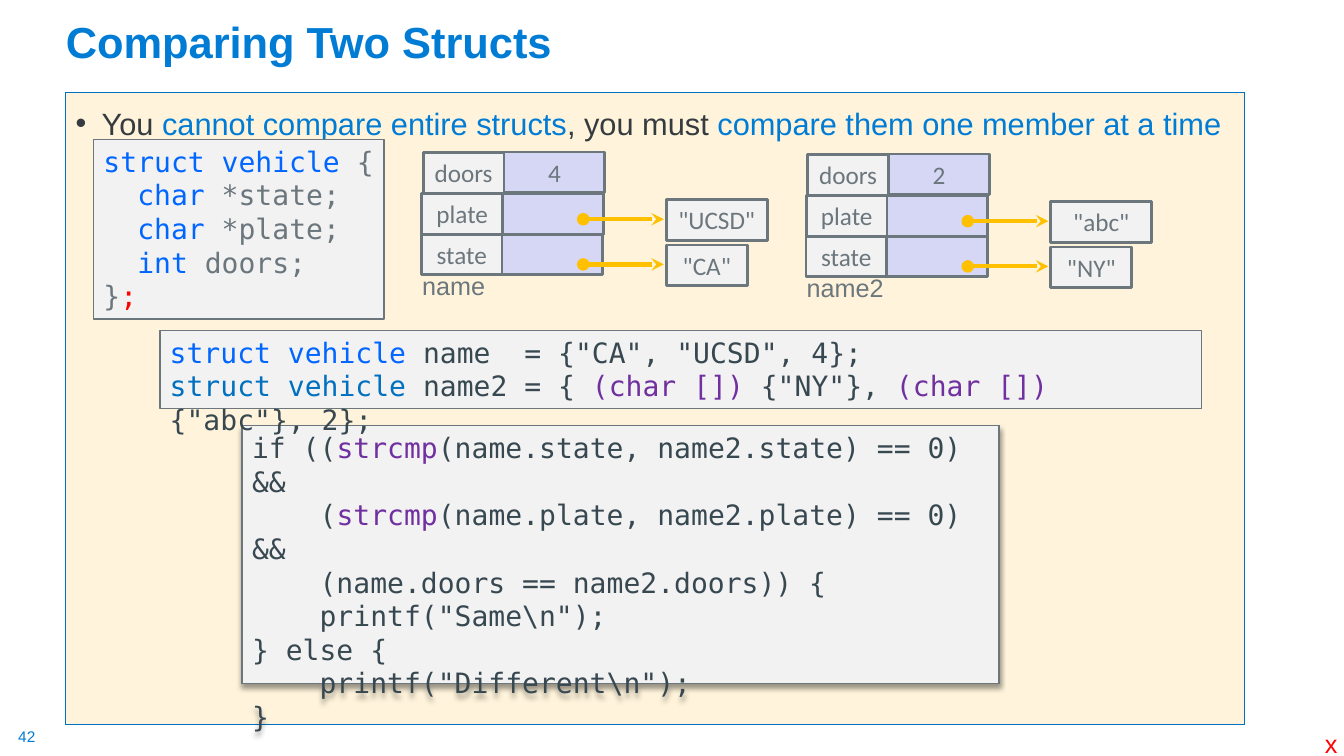
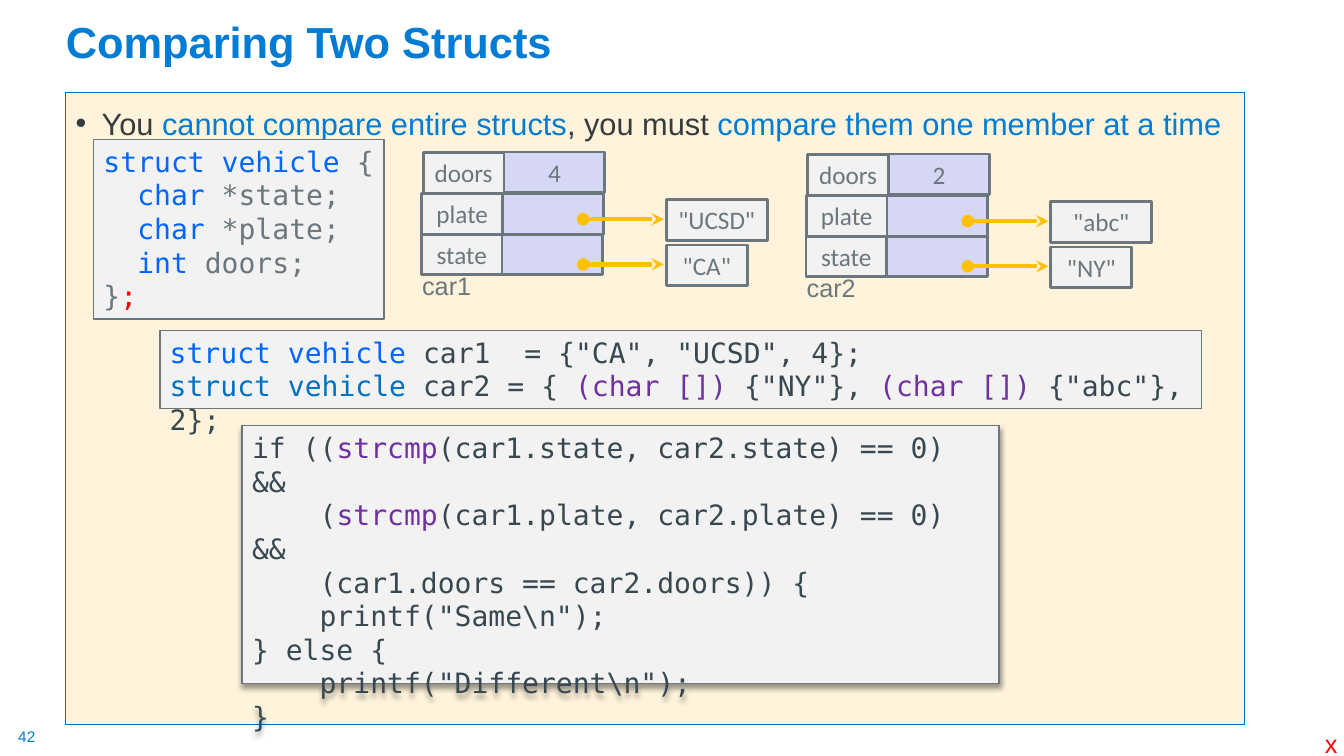
Before and after one commit to cse30-sp24/Muller-Slides, a slide deck: slide 42 of Lecture-8.pptx. Drawn at 1344x756 pixels with LibreOffice and Linux fonts; fonts in the diff are those of the drawing. Boxes give left, top, right and bottom in pixels: in the first picture for what was removed or moved away, otherwise in the second. Text is boxed around its words. In the diff, an @@ line names an element or a change of style, - is before the commit and + after.

```diff
--- a/Lecture-8.pptx
+++ b/Lecture-8.pptx
@@ text at (422,275,471,295): text changed @@
-name
+car1
@@ text at (807,277,856,297): text changed @@
-name2
+car2
@@ text in rectangle at (170,341,1183,401): text changed @@
-struct vehicle name = {"CA", "UCSD", 4};
-struct vehicle name2 = { (char []) {"NY"}, (char []) {"abc"}, 2};
+struct vehicle car1 = {"CA", "UCSD", 4};
+struct vehicle car2 = { (char []) {"NY"}, (char []) {"abc"}, 2};
@@ text in rectangle at (252,436,945,597): text changed @@
-if ((strcmp(name.state, name2.state) == 0) &&
-(strcmp(name.plate, name2.plate) == 0) &&
-(name.doors == name2.doors)) {
+if ((strcmp(car1.state, car2.state) == 0) &&
+(strcmp(car1.plate, car2.plate) == 0) &&
+(car1.doors == car2.doors)) {
```
Also in this commit, not shown: 17 other slides changed, 1 other file.
